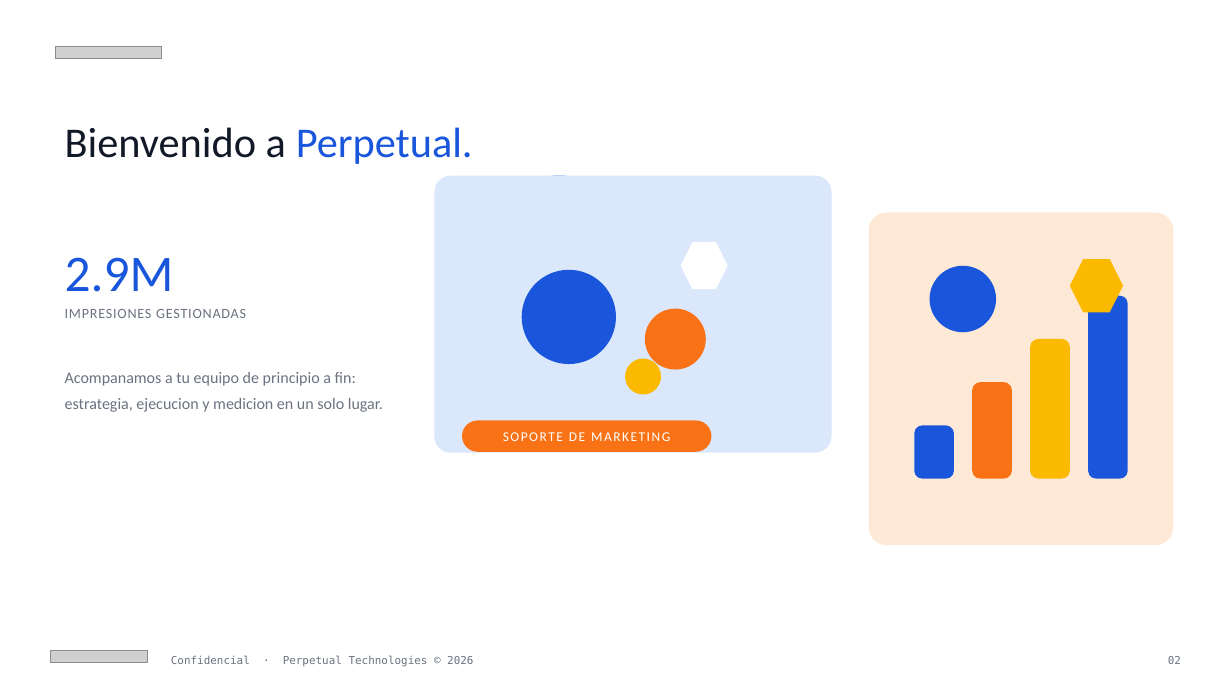
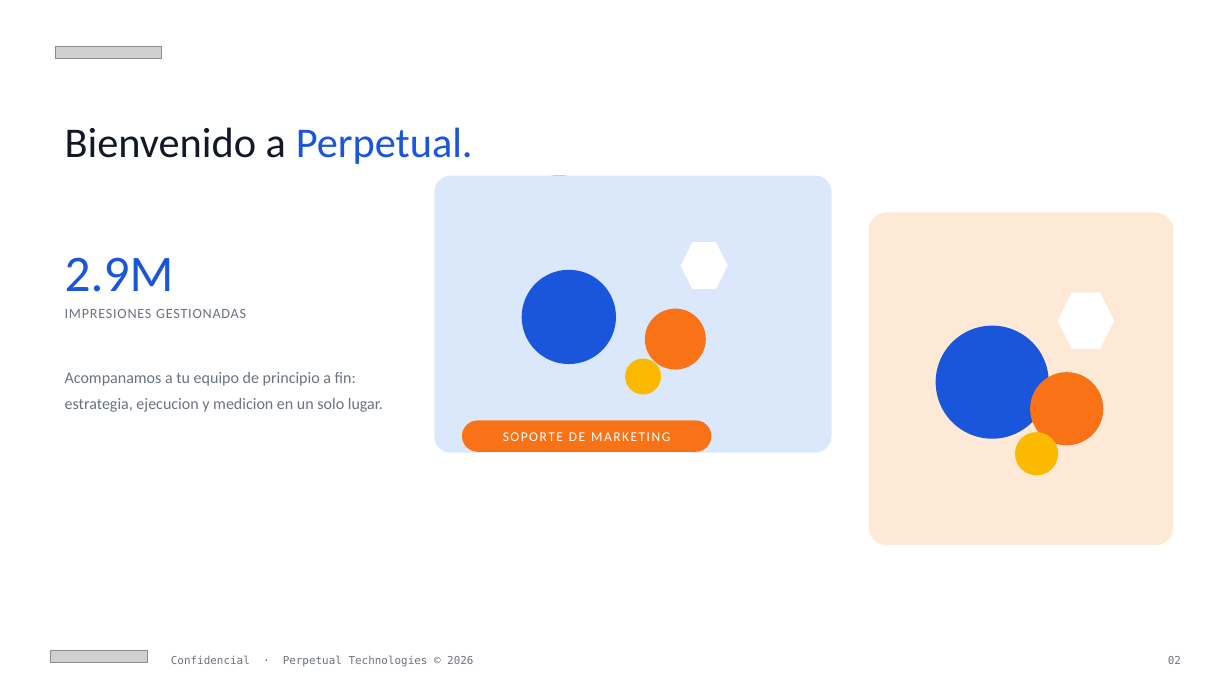
Before and after one commit to hector-perpetual/perpetual-design-system-4, a slide deck: slide 2 of dist/perpetual-marketing-template.pptx. Drawn at 1232x693 pixels with LibreOffice and Linux fonts; fonts in the diff are those of the drawing; grey boxes stand for pictures. Boxes give left, top, right and bottom in pixels: in the first picture for what was removed or moved away, otherwise in the second. Text is boxed around its words. In the diff, an @@ line names an element or a change of style, - is before the commit and + after.

```diff
--- a/dist/perpetual-marketing-template.pptx
+++ b/dist/perpetual-marketing-template.pptx
@@ hexagon: place and size @@
-hexagon at <box>1070,259,1124,312</box>
+hexagon at <box>1058,292,1115,348</box>
@@ hexagon at <box>1058,292,1115,348</box>: fill #FBB900 to #FFFFFF @@
@@ rounded rectangle removed at <box>1089,296,1128,479</box> @@
@@ ellipse: place and size @@
-ellipse at <box>930,266,996,333</box>
+ellipse at <box>936,325,1049,438</box>
@@ ellipse: place and size @@
-ellipse at <box>972,383,1012,479</box>
+ellipse at <box>1031,372,1104,445</box>
@@ ellipse at <box>1031,372,1104,445</box>: rounded rectangle to ellipse @@
@@ rounded rectangle removed at <box>914,425,954,479</box> @@
@@ ellipse at <box>1015,433,1058,476</box>: rounded rectangle to ellipse @@
@@ ellipse: place and size @@
-ellipse at <box>1031,339,1070,479</box>
+ellipse at <box>1015,433,1058,476</box>
```
Also in this commit, not shown: 2 other slides changed, 3 other files.
